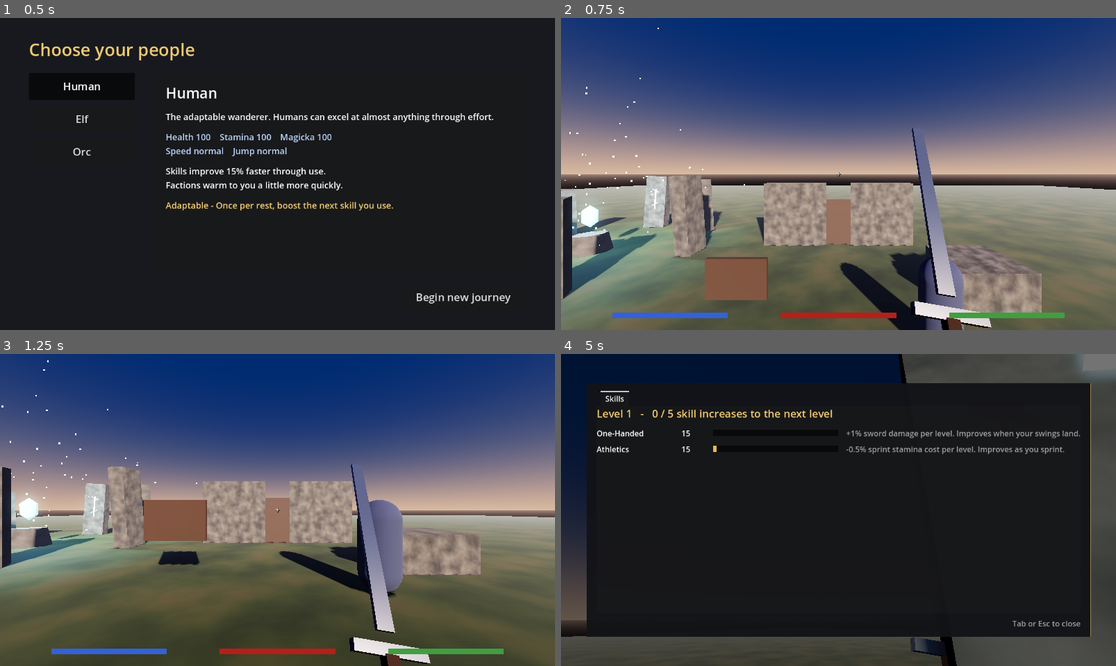
Above: before the commit, frames 1-4 (two rows, left to right).
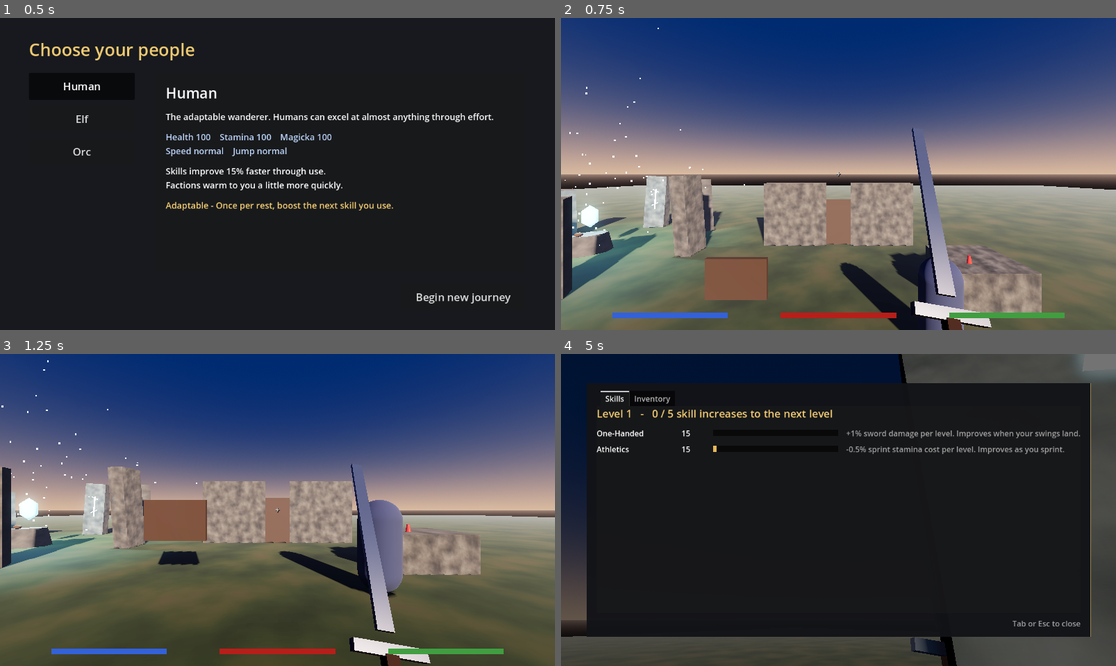
Above: after the commit, the same moments.

Repository: RCJLabs/Vaelora-godot
Game: Godot game, scene res://ui/character_creation.tscn
Same seed, same stepped clock (60 frames per second), same inputs: the game is played once before the commit and once after it.
Inputs (mouse positions are in pixels of both pictures, inside the frame that each line leads up to):
- Up to frame 1 (0.5 s): no input
- Up to frame 2 (0.75 s): click "Begin new journey" at 0.5 s
- Up to frame 3 (1.25 s): no input
- Up to frame 4 (5 s): tap Enter at 1.25 s; move the mouse to (866, 510) at 1.27 s; hold Shift (sprint) 1.28-2.03 s; hold W (move_forward) from 1.28 s (still down); tap E (interact) at 1.35, 3.8 s; click (866, 510) at 1.42 s; tap Space (jump) at 1.52, 1.82, 2.27, 2.57, 3.05, 3.6, 3.77, 4.07, 4.52, 4.82 s; move the mouse to (810, 510) at 2.02 s; tap Shift (sprint) at 2.1, 4.55 s; tap 1 at 2.3, 2.85 s; move the mouse to (849, 503) at 2.77 s; move the mouse to (832, 516) at 3.52 s; click (832, 516) at 3.67 s; move the mouse to (877, 513) at 4.27 s; press the mouse at (877, 513) at 4.28 s; tap Tab (character_menu) at 4.9 s

Frame 1 is identical in both runs. In frame 2, less than 0.1% of the frame differs, in the area x 2-75%, y 68-79%; in frame 3, less than 0.1%; in frame 4, less than 0.1%, in the area x 12-20%, y 11-17%.

Commit message:
Add inventory, gold, loot and trading
- ItemData resource with wolf pelt and minor healing potion; Inventory autoload
  (add/remove/count/use, gold), HUD notices for items and gold
- Inventory tab in the Tab menu with item details and Drink
- Loot: skin dead wolves for pelts; world pickups (potion, coin purse) that
  stay taken via flags; new physics layer 4 "loot"
- Dialogue actions give/take item and gold, conditions requires_item/gold;
  Maren pays 50 gold + a potion and buys pelts
- Saves include inventory (save version 3; older saves still load)
- INVENTORY.md, DIALOGUE.md updates, menu screenshots

Co-Authored-By: Claude Opus 5.5 <noreply@anthropic.com>
Claude-Session: https://claude.ai/code/session_01BPE8ZczZ4hZnRHyCfMJwVS

Diff:
--- a/godot/dialogue/maren.json
+++ b/godot/dialogue/maren.json
@@ -67,6 +67,11 @@
 					]
 				},
 				{
+					"text": "I have a wolf pelt to sell.",
+					"next": "buy_pelt",
+					"requires_item": "wolf_pelt"
+				},
+				{
 					"text": "Goodbye.",
 					"next": "end"
 				}
@@ -124,20 +129,43 @@
 			]
 		},
 		"reward": {
-			"text": "All of them? Then the north road is open again. I've little coin, but my door is always open to you - and I'll tell Riverwatch who to thank.",
+			"text": "All of them? Then the north road is open again. Here - it isn't much, but it's honest coin. And take this, in case the next pack is bigger.",
 			"set_flag": "wolf_quest_done",
 			"choices": [
 				{
 					"text": "Glad to help.",
 					"next": "end"
 				}
-			]
+			],
+			"give_gold": 50,
+			"give_item": "minor_healing_potion"
 		},
 		"greet_hero": {
 			"text": "The one who cleared the north road! Sit, rest your feet.",
 			"choices": [
 				{
+					"text": "I have a wolf pelt to sell.",
+					"next": "buy_pelt",
+					"requires_item": "wolf_pelt"
+				},
+				{
 					"text": "Goodbye.",
+					"next": "end"
+				}
+			]
+		},
+		"buy_pelt": {
+			"text": "Greyfang fur, and a clean cut too. Fifteen gold.",
+			"take_item": "wolf_pelt",
+			"give_gold": 15,
+			"choices": [
+				{
+					"text": "I have another.",
+					"next": "buy_pelt",
+					"requires_item": "wolf_pelt"
+				},
+				{
+					"text": "That's all.",
 					"next": "end"
 				}
 			]
--- a/godot/enemies/wolf.gd
+++ b/godot/enemies/wolf.gd
@@ -5,6 +5,10 @@
 # Any node with take_hit(damage, from_position) can be hit by the player.
 
 signal died
+
+## Shown on the corpse. Empty while alive (the interaction ray can't see live wolves anyway).
+var prompt: String = ""
+var _skinned := false
 
 enum State { IDLE, CHASE, ATTACK, RETURN, DEAD }
 
@@ -161,10 +165,21 @@
 	tween.tween_property(_fur, "albedo_color", Color(0.3, 0.3, 0.32), 0.25)
 
 
+## Dead wolves can be skinned with E for a pelt.
+func interact(_player: Node) -> void:
+	if state != State.DEAD or _skinned:
+		return
+	_skinned = true
+	prompt = ""
+	collision_layer = 0   # nothing left to interact with
+	Inventory.add("wolf_pelt")
+
+
 func _on_died() -> void:
 	state = State.DEAD
-	collision_layer = 0
+	collision_layer = 8   # layer 4 "loot": the E ray finds it, the player walks through it
 	collision_mask = 0
+	prompt = "Skin wolf"
 	velocity = Vector3.ZERO
 	$Model/Eyes.visible = false
 	var tween := create_tween().set_parallel()
--- /dev/null
+++ b/godot/interactables/pickup.gd
@@ -0,0 +1,40 @@
+extends StaticBody3D
+
+# Something lying in the world you can take with E: an item, gold, or both.
+# Once taken it stays gone (remembered with a flag, so it survives saving).
+# Put it on physics layer 4 "loot" so the player walks through it but the
+# interaction ray still finds it.
+
+@export var item_id: String = ""
+@export var item_count: int = 1
+@export var gold: int = 0
+## Shown as "Take <label>". Leave empty to use the item's name.
+@export var label: String = ""
+
+var prompt: String
+
+
+func _ready() -> void:
+	if GameState.has_flag(_taken_flag()):
+		queue_free()
+		return
+	var shown := label
+	if shown == "" and item_id != "":
+		shown = Inventory.get_item(item_id).display_name
+	prompt = "Take %s" % shown
+
+
+func interact(_player: Node) -> void:
+	if item_id != "":
+		Inventory.add(item_id, item_count)
+	if gold > 0:
+		Inventory.add_gold(gold)
+	GameState.set_flag(_taken_flag())
+	queue_free()
+
+
+# Unique per pickup: level file + node path, e.g. "taken:test_level/Potion".
+# Uses `owner` (the level this node was saved in), which is already set in _ready.
+func _taken_flag() -> String:
+	var level: Node = owner if owner else get_parent()
+	return "taken:%s/%s" % [level.scene_file_path.get_file().get_basename(), level.get_path_to(self)]
--- /dev/null
+++ b/godot/items/minor_healing_potion.tres
@@ -0,0 +1,12 @@
+[gd_resource type="Resource" script_class="ItemData" load_steps=2 format=3]
+
+[ext_resource type="Script" path="res://systems/item_data.gd" id="1_item"]
+
+[resource]
+script = ExtResource("1_item")
+id = "minor_healing_potion"
+display_name = "Minor Healing Potion"
+description = "A small red vial that smells of crushed mountain flowers. Restores 40 Health."
+type = 1
+value = 25
+restore_health = 40.0
--- /dev/null
+++ b/godot/items/wolf_pelt.tres
@@ -0,0 +1,10 @@
+[gd_resource type="Resource" script_class="ItemData" load_steps=2 format=3]
+
+[ext_resource type="Script" path="res://systems/item_data.gd" id="1_item"]
+
+[resource]
+script = ExtResource("1_item")
+id = "wolf_pelt"
+display_name = "Wolf Pelt"
+description = "Thick grey fur from a Greyfang wolf. Traders pay well for it."
+value = 15
--- a/godot/levels/test_level.tscn
+++ b/godot/levels/test_level.tscn
@@ -8,6 +8,7 @@
 [ext_resource type="PackedScene" path="res://props/stone_circle.tscn" id="6_circle"]
 [ext_resource type="Script" path="res://enemies/wolf_pack.gd" id="7_pack"]
 [ext_resource type="PackedScene" path="res://enemies/wolf.tscn" id="8_wolf"]
+[ext_resource type="Script" path="res://interactables/pickup.gd" id="9_pickup"]
 
 [sub_resource type="FastNoiseLite" id="Noise_grass"]
 frequency = 0.02
@@ -115,6 +116,35 @@
 radius = 0.4
 height = 1.8
 
+[sub_resource type="StandardMaterial3D" id="Mat_potion"]
+transparency = 1
+albedo_color = Color(0.75, 0.08, 0.1, 0.85)
+roughness = 0.15
+emission_enabled = true
+emission = Color(0.6, 0.05, 0.05, 1)
+emission_energy_multiplier = 0.6
+
+[sub_resource type="CylinderMesh" id="Mesh_potion"]
+material = SubResource("Mat_potion")
+top_radius = 0.035
+bottom_radius = 0.07
+height = 0.2
+radial_segments = 10
+
+[sub_resource type="StandardMaterial3D" id="Mat_leather"]
+albedo_color = Color(0.32, 0.2, 0.1, 1)
+roughness = 0.9
+
+[sub_resource type="SphereMesh" id="Mesh_purse"]
+material = SubResource("Mat_leather")
+radius = 0.12
+height = 0.18
+radial_segments = 10
+rings = 6
+
+[sub_resource type="BoxShape3D" id="Shape_pickup"]
+size = Vector3(0.35, 0.35, 0.35)
+
 [node name="TestLevel" type="Node3D"]
 
 [node name="WorldEnvironment" type="WorldEnvironment" parent="."]
@@ -217,5 +247,32 @@
 [node name="Wolf3" parent="GreyfangPack" instance=ExtResource("8_wolf")]
 transform = Transform3D(-0.866025, 0, 0.5, 0, 1, 0, -0.5, 0, -0.866025, -2, 0, -2.5)
 
+[node name="Potion" type="StaticBody3D" parent="."]
+transform = Transform3D(1, 0, 0, 0, 1, 0, 0, 0, 1, 3.6, 1.1, -5.6)
+collision_layer = 8
+collision_mask = 0
+script = ExtResource("9_pickup")
+item_id = "minor_healing_potion"
+
+[node name="MeshInstance3D" type="MeshInstance3D" parent="Potion"]
+mesh = SubResource("Mesh_potion")
+
+[node name="CollisionShape3D" type="CollisionShape3D" parent="Potion"]
+shape = SubResource("Shape_pickup")
+
+[node name="CoinPurse" type="StaticBody3D" parent="."]
+transform = Transform3D(1, 0, 0, 0, 1, 0, 0, 0, 1, -11, 0.89, -8.6)
+collision_layer = 8
+collision_mask = 0
+script = ExtResource("9_pickup")
+gold = 20
+label = "coin purse"
+
+[node name="MeshInstance3D" type="MeshInstance3D" parent="CoinPurse"]
+mesh = SubResource("Mesh_purse")
+
+[node name="CollisionShape3D" type="CollisionShape3D" parent="CoinPurse"]
+shape = SubResource("Shape_pickup")
+
 [node name="Player" parent="." instance=ExtResource("1_player")]
 transform = Transform3D(1, 0, 0, 0, 1, 0, 0, 0, 1, 0, 2, 0)
--- a/godot/player/player.tscn
+++ b/godot/player/player.tscn
@@ -50,7 +50,7 @@
 
 [node name="InteractRay" type="RayCast3D" parent="Head/Camera3D"]
 target_position = Vector3(0, 0, -2.5)
-collision_mask = 1
+collision_mask = 9
 
 [node name="AttackCast" type="ShapeCast3D" parent="Head/Camera3D"]
 shape = SubResource("Shape_attack")
--- a/godot/player/player_first_person.gd
+++ b/godot/player/player_first_person.gd
@@ -8,7 +8,7 @@
 #   ├── CollisionShape3D            CapsuleShape3D r=0.4 h=1.8, position y=0.9
 #   ├── Head (Node3D)               position y=1.6, rotates up/down
 #   │   └── Camera3D                Current = ON
-#   │       ├── InteractRay (RayCast3D)  Target Position (0, 0, -2.5), Mask: layer 1 "world"
+#   │       ├── InteractRay (RayCast3D)  Target Position (0, 0, -2.5), Mask: layers 1 "world" + 4 "loot"
 #   │       ├── AttackCast (ShapeCast3D) sphere r=0.45, Target (0, 0, -1.8), Mask: layer 3 "enemies"
 #   │       └── Weapon (Node3D)          placeholder sword, swung by _swing_weapon()
 #   ├── Stats (systems/stats.gd)    Health / Stamina / Magicka
@@ -66,6 +66,8 @@
 	Skills.skill_increased.connect(_on_skill_increased)
 	Skills.leveled_up.connect(_on_leveled_up)
 	Skills.level_bonus_spent.connect(_on_level_bonus_spent)
+	Inventory.item_added.connect(_on_item_added)
+	Inventory.gold_added.connect(_on_gold_added)
 	_ensure_input_actions()
 	_check_collision_setup()
 	Input.mouse_mode = Input.MOUSE_MODE_CAPTURED
@@ -180,6 +182,14 @@
 	stats.set("max_" + stat, stats.get("max_" + stat) + amount)
 	stats.set(stat, stats.get(stat) + amount)   # the new points arrive full
 	stats.changed.emit()
+
+
+func _on_item_added(item: ItemData, amount: int) -> void:
+	hud.notify("%s added" % item.display_name if amount == 1 else "%s (%d) added" % [item.display_name, amount])
+
+
+func _on_gold_added(amount: int) -> void:
+	hud.notify("%d gold %s" % [absi(amount), "added" if amount > 0 else "removed"])
 
 
 func _on_died() -> void:
--- a/godot/project.godot
+++ b/godot/project.godot
@@ -13,6 +13,7 @@
 
 GameState="*res://systems/game_state.gd"
 Skills="*res://systems/skills.gd"
+Inventory="*res://systems/inventory.gd"
 DialogueManager="*res://ui/dialogue_box.tscn"
 SaveSystem="*res://systems/save_system.gd"
 CharacterMenu="*res://ui/character_menu.tscn"
@@ -79,6 +80,7 @@
 3d_physics/layer_1="world"
 3d_physics/layer_2="player"
 3d_physics/layer_3="enemies"
+3d_physics/layer_4="loot"
 
 [physics]
 
--- /dev/null
+++ b/godot/systems/inventory.gd
@@ -0,0 +1,97 @@
+extends Node
+
+# The player's items and gold. Autoloaded as "Inventory".
+#   Inventory.add("wolf_pelt")           Inventory.remove("wolf_pelt", 2)
+#   Inventory.count("wolf_pelt")         Inventory.gold += 10  (or add_gold)
+#   Inventory.use("minor_healing_potion")
+
+signal changed
+signal item_added(item: ItemData, amount: int)
+signal gold_added(amount: int)
+
+## Every item in the game. Add new item files here.
+const ITEM_FILES := [
+	"res://items/wolf_pelt.tres",
+	"res://items/minor_healing_potion.tres",
+]
+
+var items: Dictionary = {}   # item id -> how many
+var gold: int = 0
+
+var _catalog: Dictionary = {}   # item id -> ItemData
+
+
+func _ready() -> void:
+	for path in ITEM_FILES:
+		var item: ItemData = load(path)
+		_catalog[item.id] = item
+
+
+func get_item(id: String) -> ItemData:
+	if not _catalog.has(id):
+		push_error("Inventory: unknown item id '%s'. Is it listed in ITEM_FILES?" % id)
+	return _catalog.get(id)
+
+
+func add(id: String, amount: int = 1) -> void:
+	var item := get_item(id)
+	if item == null or amount <= 0:
+		return
+	items[id] = items.get(id, 0) + amount
+	item_added.emit(item, amount)
+	changed.emit()
+
+
+## Returns false (and removes nothing) if there aren't enough.
+func remove(id: String, amount: int = 1) -> bool:
+	if count(id) < amount:
+		return false
+	items[id] -= amount
+	if items[id] == 0:
+		items.erase(id)
+	changed.emit()
+	return true
+
+
+func count(id: String) -> int:
+	return items.get(id, 0)
+
+
+func add_gold(amount: int) -> void:
+	gold += amount
+	gold_added.emit(amount)
+	changed.emit()
+
+
+## Uses a consumable on the player. Returns false if it can't be used.
+func use(id: String) -> bool:
+	var item := get_item(id)
+	var player := get_tree().get_first_node_in_group("player")
+	if item == null or item.type != ItemData.Type.CONSUMABLE or player == null or count(id) == 0:
+		return false
+	var stats: Stats = player.stats
+	stats.heal(item.restore_health)
+	stats.stamina = minf(stats.stamina + item.restore_stamina, stats.max_stamina)
+	stats.magicka = minf(stats.magicka + item.restore_magicka, stats.max_magicka)
+	stats.changed.emit()
+	remove(id)
+	return true
+
+
+func reset() -> void:
+	items = {}
+	gold = 0
+	changed.emit()
+
+
+func to_dict() -> Dictionary:
+	return {"items": items, "gold": gold}
+
+
+func from_dict(data: Dictionary) -> void:
+	items = {}
+	for id in data["items"]:
+		if _catalog.has(id):   # skip items removed from the game since the save
+			items[id] = int(data["items"][id])
+	gold = int(data["gold"])
+	changed.emit()
--- /dev/null
+++ b/godot/systems/item_data.gd
@@ -0,0 +1,21 @@
+class_name ItemData
+extends Resource
+
+# One kind of item. Each item is a .tres file in res://items/ - double-click it to
+# edit in the Inspector. Register new files in ITEM_FILES in systems/inventory.gd.
+
+enum Type { MISC, CONSUMABLE }
+
+## Unique name used in code, dialogue JSON and save files. Don't change it once
+## saves exist.
+@export var id: String = ""
+@export var display_name: String = ""
+@export_multiline var description: String = ""
+@export var type: Type = Type.MISC
+## Price in gold when sold.
+@export var value: int = 0
+
+@export_group("When used (consumables)")
+@export var restore_health: float = 0.0
+@export var restore_stamina: float = 0.0
+@export var restore_magicka: float = 0.0
--- a/godot/systems/save_system.gd
+++ b/godot/systems/save_system.gd
@@ -5,11 +5,12 @@
 # Project > Open User Data Folder (in the editor).
 #
 # What is saved: current level, race, story flags, skills and character level,
+# inventory and gold,
 # player position/look direction and Health/Stamina/Magicka. Things not driven by flags (e.g. a
 # door you left open) reset when you load.
 
 const SAVE_PATH := "user://savegame.json"
-const SAVE_VERSION := 2   # 2: added skills
+const SAVE_VERSION := 3   # 2: added skills, 3: added inventory
 
 var _pending_player_state: Dictionary = {}
 
@@ -39,6 +40,7 @@
 		"race": GameState.race_data.resource_path,
 		"flags": GameState.flags,
 		"skills": Skills.to_dict(),
+		"inventory": Inventory.to_dict(),
 		"player": player.get_save_data(),
 	}
 	var file := FileAccess.open(SAVE_PATH, FileAccess.WRITE)
@@ -70,6 +72,10 @@
 		Skills.from_dict(data["skills"])
 	else:
 		Skills.reset(GameState.race_data)   # version 1 saves had no skills
+	if data.has("inventory"):
+		Inventory.from_dict(data["inventory"])
+	else:
+		Inventory.reset()                   # versions 1-2 had no inventory
 	_pending_player_state = data["player"]
 	get_tree().change_scene_to_file(data["level"])
 	return true
--- a/godot/ui/character_creation.gd
+++ b/godot/ui/character_creation.gd
@@ -59,6 +59,7 @@
 	GameState.set_race(selected)
 	GameState.flags = {}   # new game: forget the previous character's story
 	Skills.reset(selected)
+	Inventory.reset()
 	get_tree().change_scene_to_file(START_LEVEL)
 
 
--- a/godot/ui/character_menu.gd
+++ b/godot/ui/character_menu.gd
@@ -1,12 +1,17 @@
 extends CanvasLayer
 
-# Tab menu: character level, skills, and level-up bonuses. Pauses the game.
+# Tab menu: Skills tab (levels, level-up bonuses) and Inventory tab (items,
+# gold, using potions). Pauses the game.
 # Autoloaded as "CharacterMenu" (process mode Always, so it runs while paused).
 
 @onready var root_control: Control = $Root
 @onready var level_label: Label = %LevelLabel
 @onready var level_up_box: Control = %LevelUpBox
 @onready var skill_list: GridContainer = %SkillList
+@onready var item_list: ItemList = %ItemList
+@onready var use_button: Button = %UseButton
+
+var _item_ids: Array = []   # item id for each row of item_list
 
 const XP_BG := preload("res://ui/xp_bar_bg.tres")
 const XP_FILL := preload("res://ui/xp_bar_fill.tres")
@@ -20,6 +25,9 @@
 	%StaminaButton.pressed.connect(Skills.spend_level_up.bind("stamina"))
 	%MagickaButton.pressed.connect(Skills.spend_level_up.bind("magicka"))
 	Skills.changed.connect(_refresh)
+	Inventory.changed.connect(_refresh_inventory)
+	item_list.item_selected.connect(func(_i): _show_selected_item())
+	use_button.pressed.connect(_use_selected)
 
 
 # _input (not _unhandled_input) so Tab works even when a button has focus.
@@ -44,6 +52,7 @@
 	get_tree().paused = true
 	Input.mouse_mode = Input.MOUSE_MODE_VISIBLE
 	_refresh()
+	_refresh_inventory()
 	root_control.show()
 
 
@@ -91,3 +100,45 @@
 		desc.modulate = Color(1, 1, 1, 0.6)
 		for c in [name_label, level, bar, desc]:
 			skill_list.add_child(c)
+
+
+func _refresh_inventory() -> void:
+	if not is_open:
+		return
+	var selected_id: String = _selected_id()
+	%GoldLabel.text = "Gold: %d" % Inventory.gold
+	item_list.clear()
+	_item_ids = Inventory.items.keys()
+	_item_ids.sort()
+	for id in _item_ids:
+		var count: int = Inventory.items[id]
+		var item := Inventory.get_item(id)
+		item_list.add_item(item.display_name if count == 1 else "%s  (%d)" % [item.display_name, count])
+	if _item_ids.is_empty():
+		item_list.add_item("(empty)", null, false)
+	else:   # keep the same item selected after using one, if any are left
+		item_list.select(maxi(_item_ids.find(selected_id), 0))
+	_show_selected_item()
+
+
+func _selected_id() -> String:
+	var rows := item_list.get_selected_items()
+	if rows.is_empty() or rows[0] >= _item_ids.size():
+		return ""
+	return _item_ids[rows[0]]
+
+
+func _show_selected_item() -> void:
+	var id := _selected_id()
+	var item := Inventory.get_item(id) if id != "" else null
+	%ItemName.text = item.display_name if item else ""
+	%ItemDescription.text = item.description if item else ""
+	%ItemValue.text = ("Value: %d gold" % item.value) if item else ""
+	use_button.visible = item != null and item.type == ItemData.Type.CONSUMABLE
+	use_button.text = "Drink" if use_button.visible else "Use"
+
+
+func _use_selected() -> void:
+	var id := _selected_id()
+	if id != "":
+		Inventory.use(id)
--- a/godot/ui/character_menu.tscn
+++ b/godot/ui/character_menu.tscn
@@ -102,6 +102,54 @@
 theme_override_constants/v_separation = 10
 columns = 4
 
+[node name="Inventory" type="HBoxContainer" parent="Root/Panel/Margin/VBox/Tabs"]
+visible = false
+layout_mode = 2
+theme_override_constants/separation = 24
+
+[node name="Left" type="VBoxContainer" parent="Root/Panel/Margin/VBox/Tabs/Inventory"]
+layout_mode = 2
+theme_override_constants/separation = 10
+
+[node name="GoldLabel" type="Label" parent="Root/Panel/Margin/VBox/Tabs/Inventory/Left"]
+unique_name_in_owner = true
+layout_mode = 2
+theme_override_colors/font_color = Color(0.95, 0.8, 0.45, 1)
+theme_override_font_sizes/font_size = 20
+
+[node name="ItemList" type="ItemList" parent="Root/Panel/Margin/VBox/Tabs/Inventory/Left"]
+unique_name_in_owner = true
+custom_minimum_size = Vector2(340, 0)
+layout_mode = 2
+size_flags_vertical = 3
+
+[node name="Details" type="VBoxContainer" parent="Root/Panel/Margin/VBox/Tabs/Inventory"]
+layout_mode = 2
+size_flags_horizontal = 3
+theme_override_constants/separation = 12
+
+[node name="ItemName" type="Label" parent="Root/Panel/Margin/VBox/Tabs/Inventory/Details"]
+unique_name_in_owner = true
+layout_mode = 2
+theme_override_font_sizes/font_size = 24
+
+[node name="ItemDescription" type="Label" parent="Root/Panel/Margin/VBox/Tabs/Inventory/Details"]
+unique_name_in_owner = true
+layout_mode = 2
+autowrap_mode = 3
+
+[node name="ItemValue" type="Label" parent="Root/Panel/Margin/VBox/Tabs/Inventory/Details"]
+unique_name_in_owner = true
+modulate = Color(1, 1, 1, 0.6)
+layout_mode = 2
+
+[node name="UseButton" type="Button" parent="Root/Panel/Margin/VBox/Tabs/Inventory/Details"]
+unique_name_in_owner = true
+custom_minimum_size = Vector2(160, 44)
+layout_mode = 2
+size_flags_horizontal = 0
+text = "Use"
+
 [node name="Hint" type="Label" parent="Root/Panel/Margin/VBox"]
 layout_mode = 2
 modulate = Color(1, 1, 1, 0.6)
--- a/godot/ui/dialogue_manager.gd
+++ b/godot/ui/dialogue_manager.gd
@@ -46,8 +46,7 @@
 	if not is_active or index < 0 or index >= _choices.size():
 		return
 	var choice: Dictionary = _choices[index]
-	if choice.has("set_flag"):
-		GameState.set_flag(choice["set_flag"])
+	_run_actions(choice)
 	_show_node(choice.get("next", "end"))
 
 
@@ -73,8 +72,7 @@
 		return
 
 	var node: Dictionary = _nodes[node_id]
-	if node.has("set_flag"):
-		GameState.set_flag(node["set_flag"])
+	_run_actions(node)
 	line_label.text = node.get("text", "")
 
 	for old_button in choices_box.get_children():
@@ -92,6 +90,31 @@
 		button.focus_mode = Control.FOCUS_NONE   # so Space (jump) can't click it
 		button.pressed.connect(choose.bind(i))
 		choices_box.add_child(button)
+
+
+# Things a node (when shown) or a choice (when picked) can do:
+#   "set_flag": "name"                 "give_gold": 50     "take_gold": 10
+#   "give_item": "id" or {"id": "id", "count": 2}          "take_item": same
+func _run_actions(entry: Dictionary) -> void:
+	if entry.has("set_flag"):
+		GameState.set_flag(entry["set_flag"])
+	if entry.has("give_gold"):
+		Inventory.add_gold(int(entry["give_gold"]))
+	if entry.has("take_gold"):
+		Inventory.add_gold(-mini(int(entry["take_gold"]), Inventory.gold))
+	if entry.has("give_item"):
+		var give := _item_and_count(entry["give_item"])
+		Inventory.add(give[0], give[1])
+	if entry.has("take_item"):
+		var take := _item_and_count(entry["take_item"])
+		Inventory.remove(take[0], take[1])
+
+
+# "id" -> ["id", 1];  {"id": "id", "count": 3} -> ["id", 3]
+func _item_and_count(value) -> Array:
+	if value is Dictionary:
+		return [value["id"], int(value.get("count", 1))]
+	return [value, 1]
 
 
 # "start" is either a node id, or a list of {"node": id, <conditions>}
@@ -116,6 +139,12 @@
 			return false
 	if entry.has("requires_race") and entry["requires_race"] != GameState.race:
 		return false
+	if entry.has("requires_item"):
+		var need := _item_and_count(entry["requires_item"])
+		if Inventory.count(need[0]) < need[1]:
+			return false
+	if entry.has("requires_gold") and Inventory.gold < int(entry["requires_gold"]):
+		return false
 	return true
 
 
Not shown: 1 places in godot/levels/test_level.tscn that only renumber resources
Not shown, changed: docs/godot-starter/COMBAT.md
Not shown, changed: docs/godot-starter/DIALOGUE.md
Not shown, added: docs/godot-starter/INVENTORY.md
Not shown, added: docs/images/inventory_menu.png
Not shown, added: docs/images/skills_menu.png
